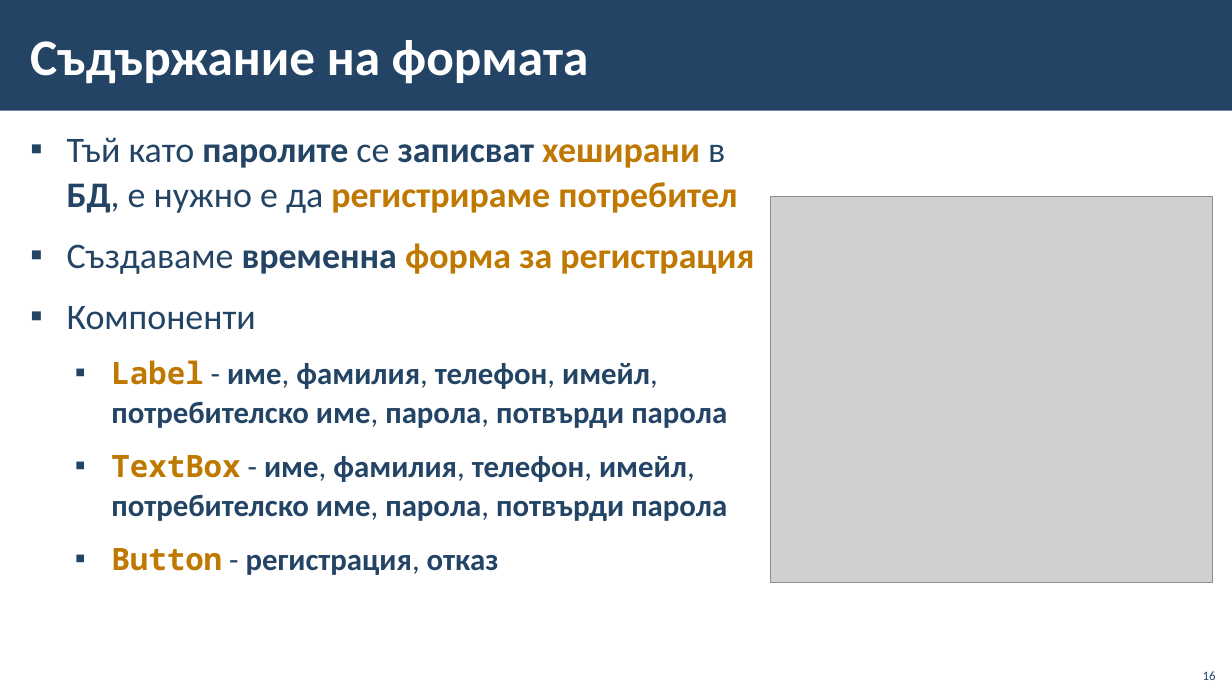
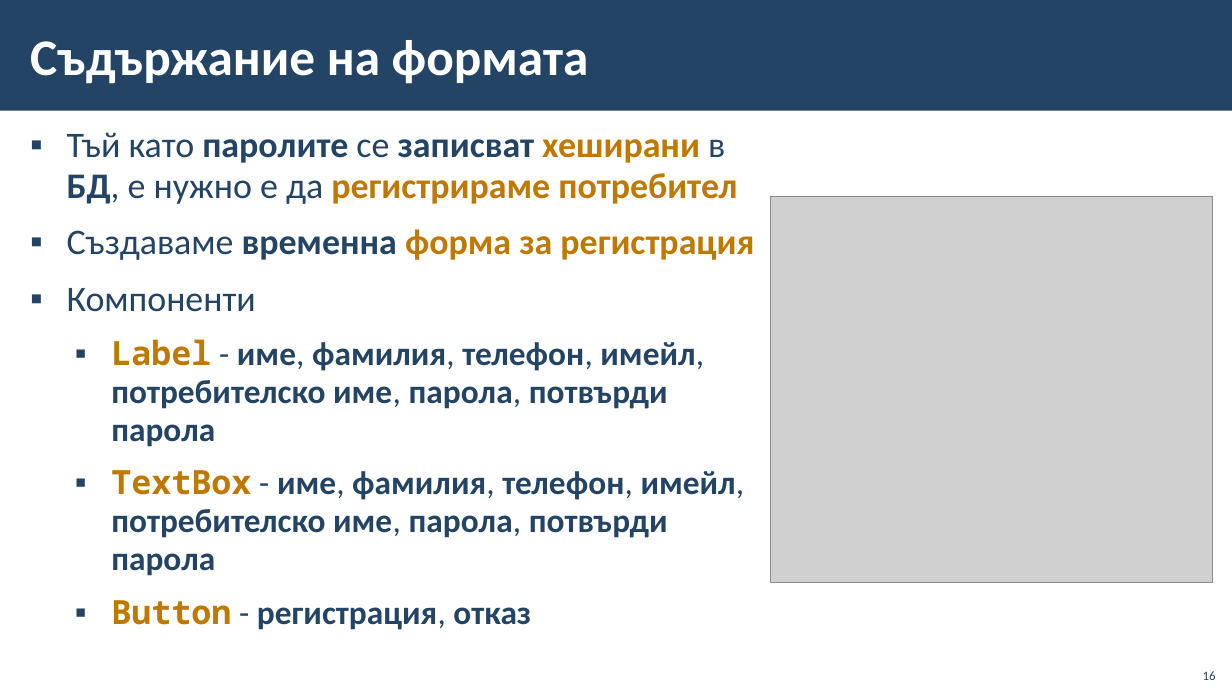
Before and after one commit to BG-IT-Edu/School-Programming, a slide deck: slide 16 of Courses/Software-Sciences/Module-4-Information-Systems-New/12-Implementation-of-Information-System/12-Implementation-of-Information-System-First-Part.pptx. Drawn at 1232x693 pixels with LibreOffice and Linux fonts; fonts in the diff are those of the drawing; grey boxes stand for pictures; background and template pictures are left out. Boxes give left, top, right and bottom in pixels: in the first picture for what was removed or moved away, otherwise in the second. Text is boxed around its words. In the diff, an @@ line names an element or a change of style, - is before the commit and + after.

```diff
--- a/Courses/Software-Sciences/Module-4-Information-Systems-New/12-Implementation-of-Information-System/12-Implementation-of-Information-System-First-Part.pptx
+++ b/Courses/Software-Sciences/Module-4-Information-Systems-New/12-Implementation-of-Information-System/12-Implementation-of-Information-System-First-Part.pptx
@@ text "Тъй като паролите се записват ..." at box(67, 132, 754, 630): size 24 to 26 pt in "Label - име, фамилия, телефон, имейл, потребителско ...", "TextBox - име, фамилия, телефон, имейл, потребителско ...", "Button - регистрация, отказ"; line spacing 1.05 to 0.95 @@
```
Also in this commit, not shown: 12 other slides changed, 1 slide added.
